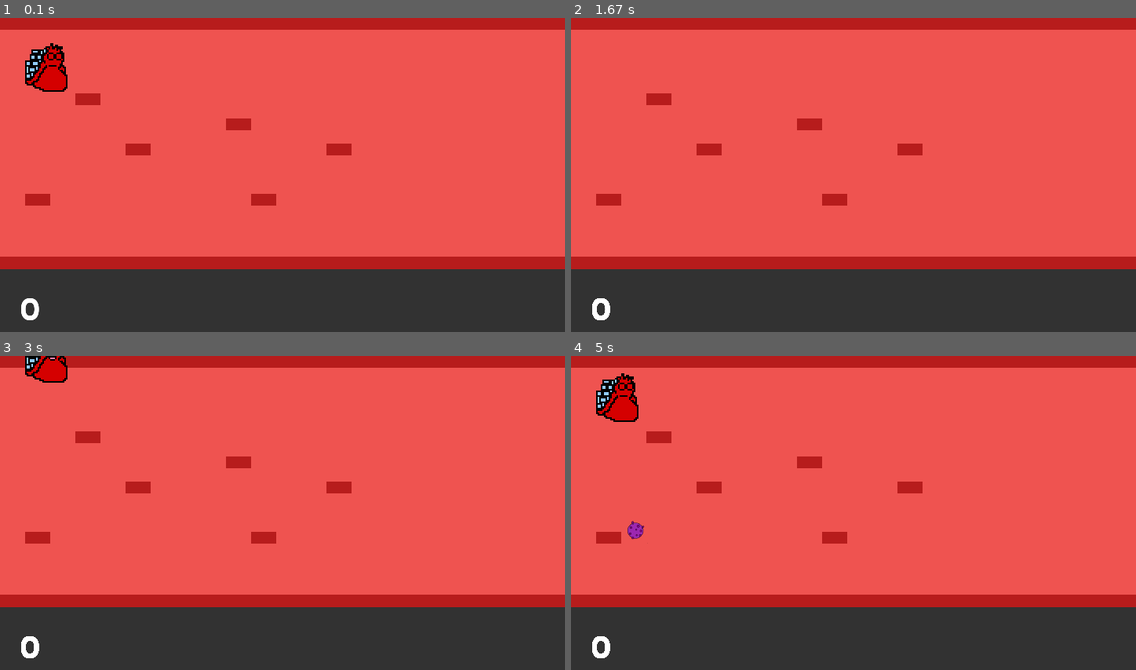
Above: before the commit, frames 1-4 (two rows, left to right).
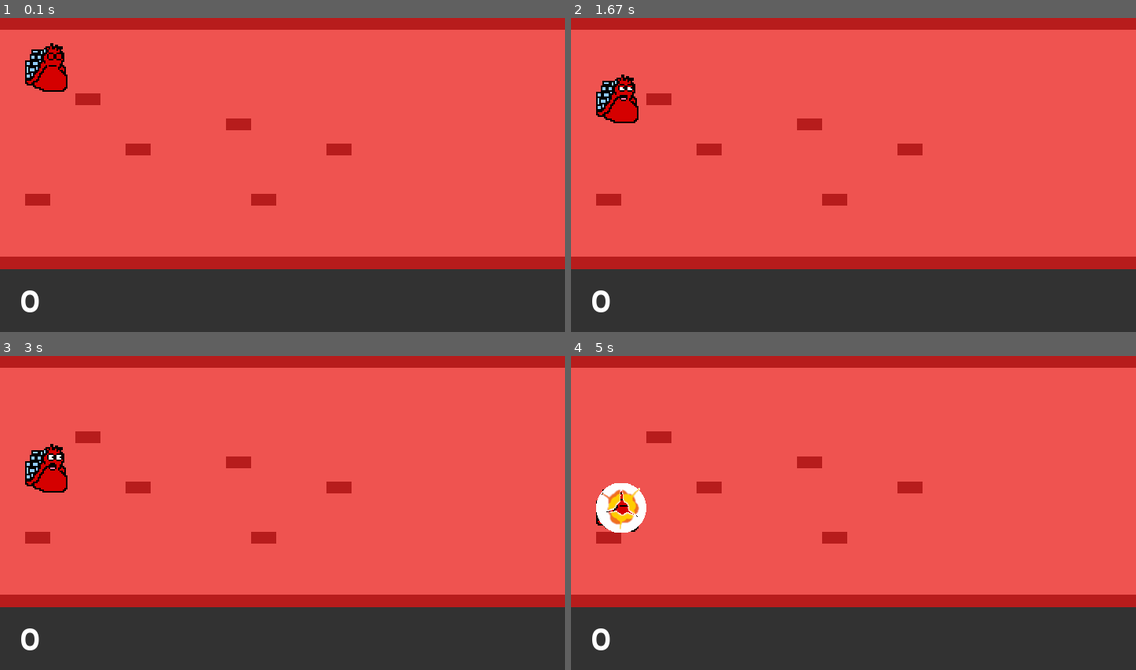
Above: after the commit, the same moments.

Repository: Moks8/pygame_virus
Game: pygame game, started from main.py
Same seed, same stepped clock (60 frames per second), same inputs: the game is played once before the commit and once after it.
Inputs:
- Up to frame 1 (0.1 s): no input
- Up to frame 2 (1.67 s): hold Up 0.33-0.8 s; hold Down 0.83-1.3 s; hold Up from 1.33 s (still down)
- Up to frame 3 (3 s): release Up at 1.7 s; hold Down 1.73-2.1 s; hold Up 2.13-2.43 s; hold Down 2.47-2.77 s; hold Up from 2.8 s (still down)
- Up to frame 4 (5 s): release Up at 3.17 s; hold Down 3.2-3.57 s; hold Up 3.6-3.9 s; hold Down 3.93-4.23 s; hold Up 4.27-4.63 s; hold Down from 4.67 s (still down)

The runs differ from the first frame. In frame 1, 0.2% of the frame differs, in the area x 3-7%, y 86-97%; in frame 2, 1.1%; in frame 3, 1.7%; in frame 4, 2.4%, in the area x 3-14%, y 5-97%.

Commit message:
Set scores,limit the hero to the tiled background, clean code adding config file

Diff:
--- /dev/null
+++ b/config.py
@@ -0,0 +1,13 @@
+SCREEN_WIDTH = 720
+SCREEN_HEIGHT = 400
+
+FPS = 30
+
+WHITE = (255,255,255)
+BACKGROUND = (50,50,50)
+
+VENA_HEIGHT = 320
+
+
+MARCADOR_RECT = (0, 320, SCREEN_WIDTH, SCREEN_HEIGHT)
+MARCADOR_POS = (25, 335)
--- a/main.py
+++ b/main.py
@@ -2,6 +2,7 @@
 from pygame.locals import *
 import sys
 from sprites import *
+from config import *
 
 
 BACKGROUND = (50,50,50)
@@ -10,7 +11,7 @@
     def __init__(self):
         self.game_over = True
 
-        self.pantalla = pg.display.set_mode((720,400))
+        self.pantalla = pg.display.set_mode((SCREEN_WIDTH,SCREEN_HEIGHT))
         self.pantalla.fill (BACKGROUND)
         self.pantalla.blit(self.pantalla,(0,0))
 
@@ -27,7 +28,7 @@
 
 
         self.clock = pg.time.Clock()
-        self.fps = 30
+        self.fps = FPS
 
         self.font = pg.font.Font("./resources/fonts/font.ttf",40)
         self.marcador = self.font.render("0",True,WHITE)
@@ -35,9 +36,6 @@
         self.score = 0
 
         self.boom = pg.mixer.Sound("./resources/sounds/sfx-explosion-14.wav")
-
-
-
 
         pg.display.set_caption("Covid")
 
@@ -53,22 +51,21 @@
 
     def on_loop (self):
         self.level.repaint_rect(self.hero.rect)
-        self.hero.update()
-        self.hero.rect.centery += self.hero_move
-
-        self.level.update_virus()
-        self.kill(self.sprites)
+        self.hero.move(self.hero_move)
+        self.score += self.level.update_virus()
 
         self.marcador = self.font.render(str(self.score),True,WHITE)
 
+        self.kill(self.sprites)
 
     def on_render(self):
         self.level.draw(self.pantalla)
         self.sprites.draw(self.pantalla)
 
 
+        self.pantalla.fill(BACKGROUND,MARCADOR_RECT)
+        self.pantalla.blit(self.marcador,MARCADOR_POS)
 
-        self.pantalla.blit(self.marcador,(25,345))
         pg.display.flip()
 
     def handlenEvent(self):
@@ -92,25 +89,11 @@
                         self.hero_move -= 10
                 if event.type == KEYUP:
                     self.hero_move = 0
+
             self.on_loop()
             self.on_render()
             ms = self.clock.tick(self.fps)
             self.level.set_ms(ms)
-
-
-
-
-
-
-
-
-
-
-
-
-
-
-
 
     def quit (self):
         pg.quit()
--- a/sprites.py
+++ b/sprites.py
@@ -1,7 +1,7 @@
 import pygame as pg
 from pygame.locals import *
 import sys,random
-WHITE = (255,255,255)
+from config import *
 
 class Hero(pg.sprite.DirtySprite):
     num_sprites = 7
@@ -17,7 +17,6 @@
         self.dirty = 1
 
 
-
     def loadImages(self):
         images = []
         for i in range (self.num_sprites):
@@ -25,12 +24,17 @@
             images.append(image)
         return images
 
-    def update(self):
+
+
+    def move (self,pos):
+        if (self.rect.centery + pos) >= self.rect.height and (self.rect.centery + pos) <= (VENA_HEIGHT - self.rect.height):
+            self.rect.centery += pos
+
         self.image_act += 1
         if self.image_act >= self.num_sprites:
             self.image_act = 0
+        self.image = self.images[self.image_act]
 
-        self.image = self.images[self.image_act]
 
 
 
@@ -53,15 +57,10 @@
         self.image_act=0
 
 
-
-
-
-
     def loadImages(self):
         images = []
         for i in range (self.num_sprites):
             image = pg.image.load("./resources/explosions/regularExplosion0{}.png".format(i)).convert()
-
             image.set_colorkey(WHITE) #RLEACCEL
             images.append(image)
         return images
@@ -137,12 +136,16 @@
             self.ms_passed = 0
 
     def update_virus(self):
+        dead_viruses = 0
         for virus in self.virus:
             self.repaint_rect(virus.rect)
             if virus.rect.x < (virus.rect.width * -1):
+                dead_viruses += 1
                 self.virus.remove(virus)
             else:
                 virus.rect = virus.rect.move(-self.virus.velocity, 0)
+
+        return dead_viruses
 
 
     def draw(self, surface):
